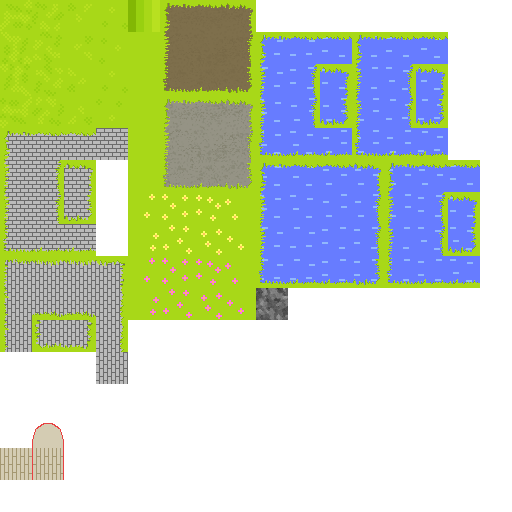
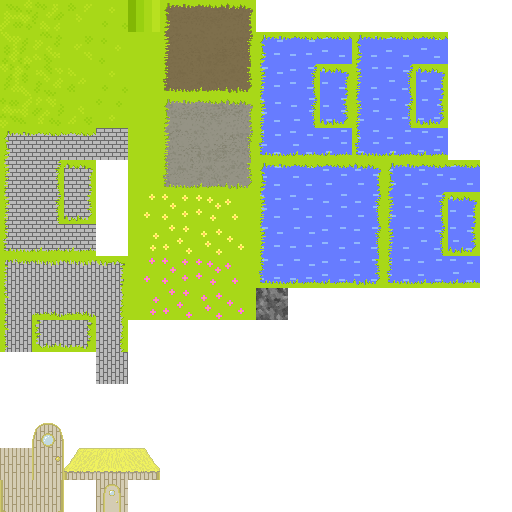
Comparing the layer stacks of the two 512px x 512px images. Changes:
painted on "tiles" over [0, 423, 160, 512]
